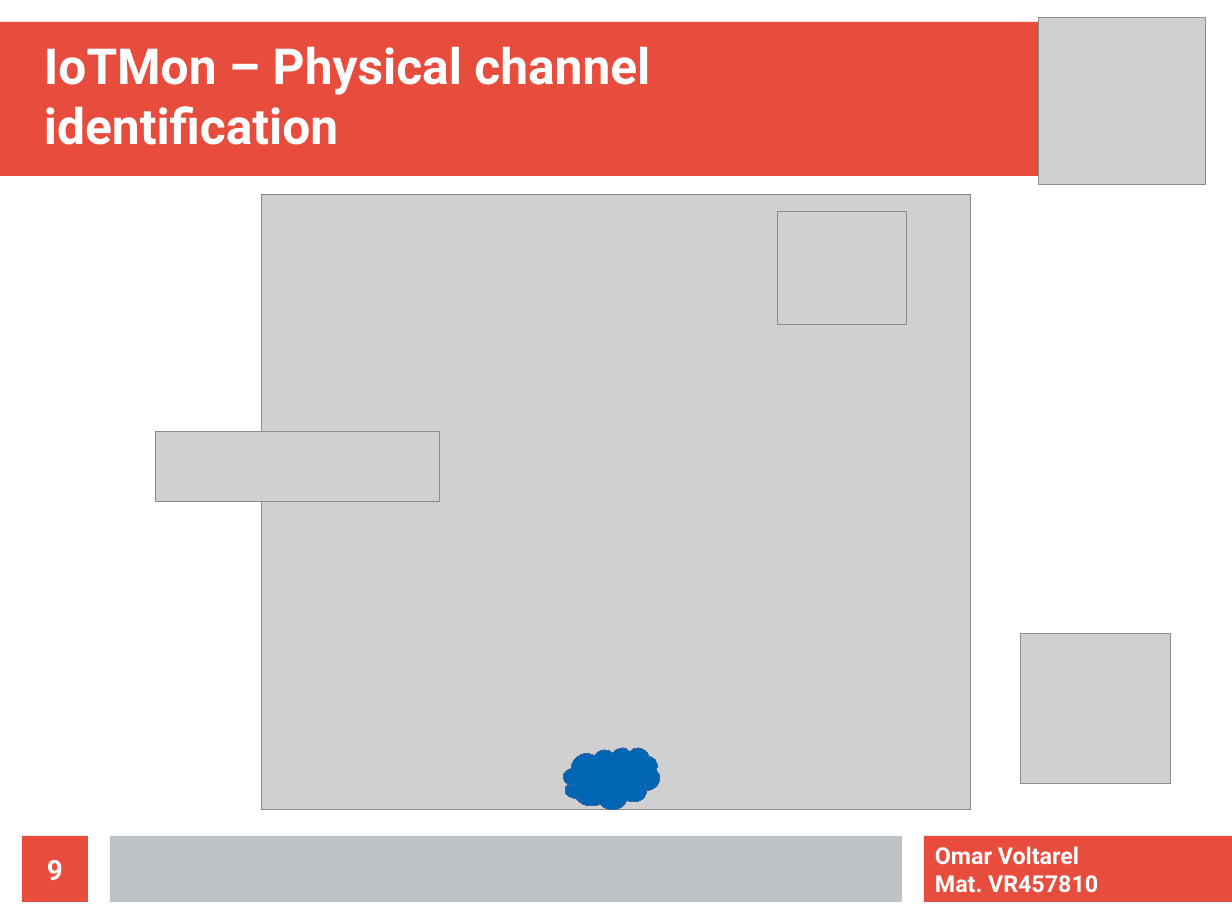
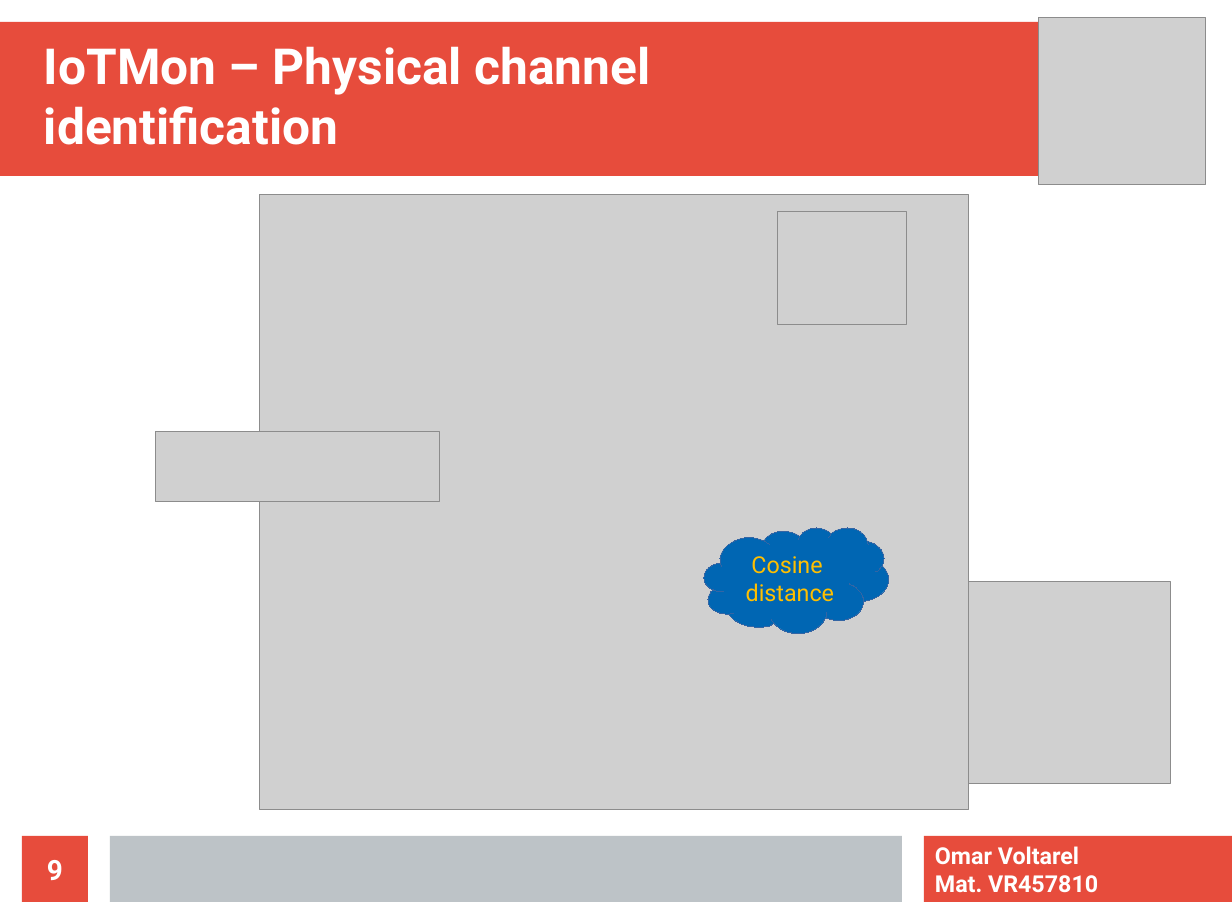
Before and after one commit to vomar18/CCS18_IoTMon_Voltarel, a slide deck: slide 9 of presentazione_IoT_pcontrol.odp. Drawn at 1232x924 pixels with LibreOffice and Linux fonts; fonts in the diff are those of the drawing; grey boxes stand for pictures. Boxes give left, top, right and bottom in pixels: in the first picture for what was removed or moved away, otherwise in the second. Text is boxed around its words. In the diff, an @@ line names an element or a change of style, - is before the commit and + after.

```diff
--- a/presentazione_IoT_pcontrol.odp
+++ b/presentazione_IoT_pcontrol.odp
@@ freeform shape added at (x1=704, y1=528, x2=889, y2=633), fill #0066B3, outline #3465A4 0 pt, 15 pt, text #FFBF00 @@
+Cosine
+distance
@@ picture resized from (x1=1021, y1=634, x2=1171, y2=784) to (x1=969, y1=581, x2=1171, y2=783) @@
@@ freeform shape removed at (x1=563, y1=748, x2=661, y2=809) @@
```
Also in this commit, not shown: 4 other slides changed, 1 slide added.
